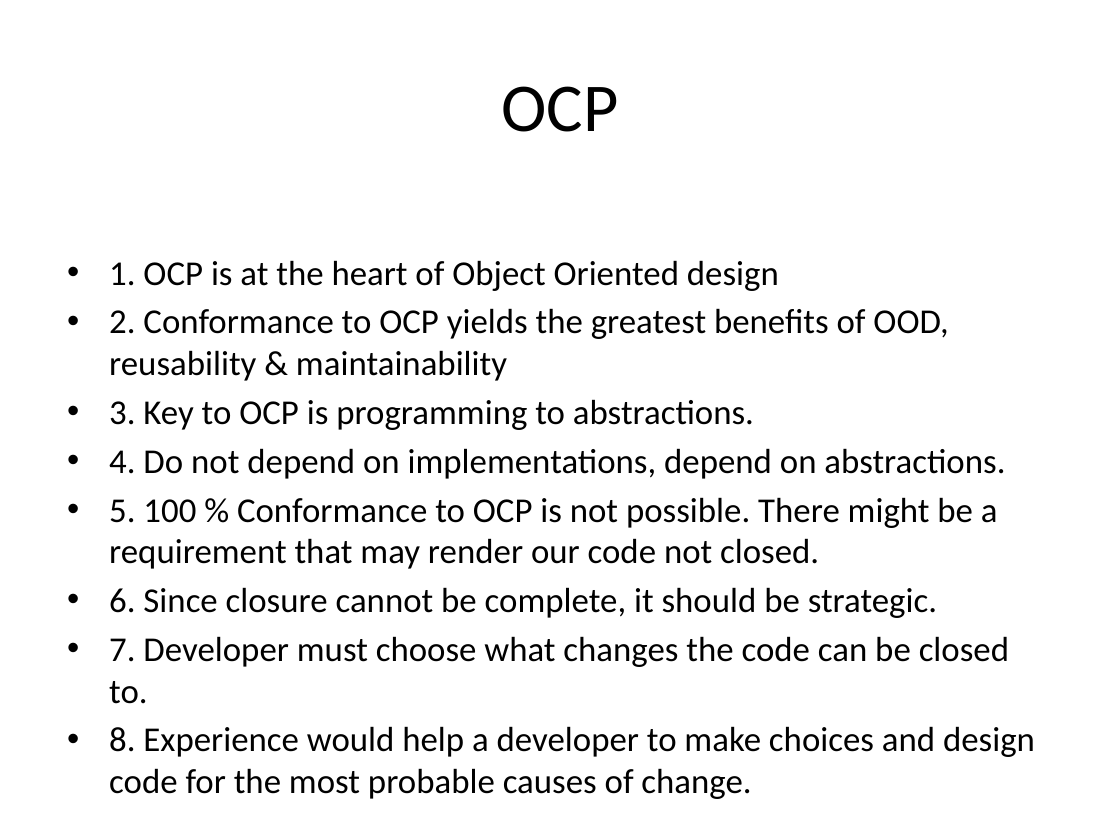
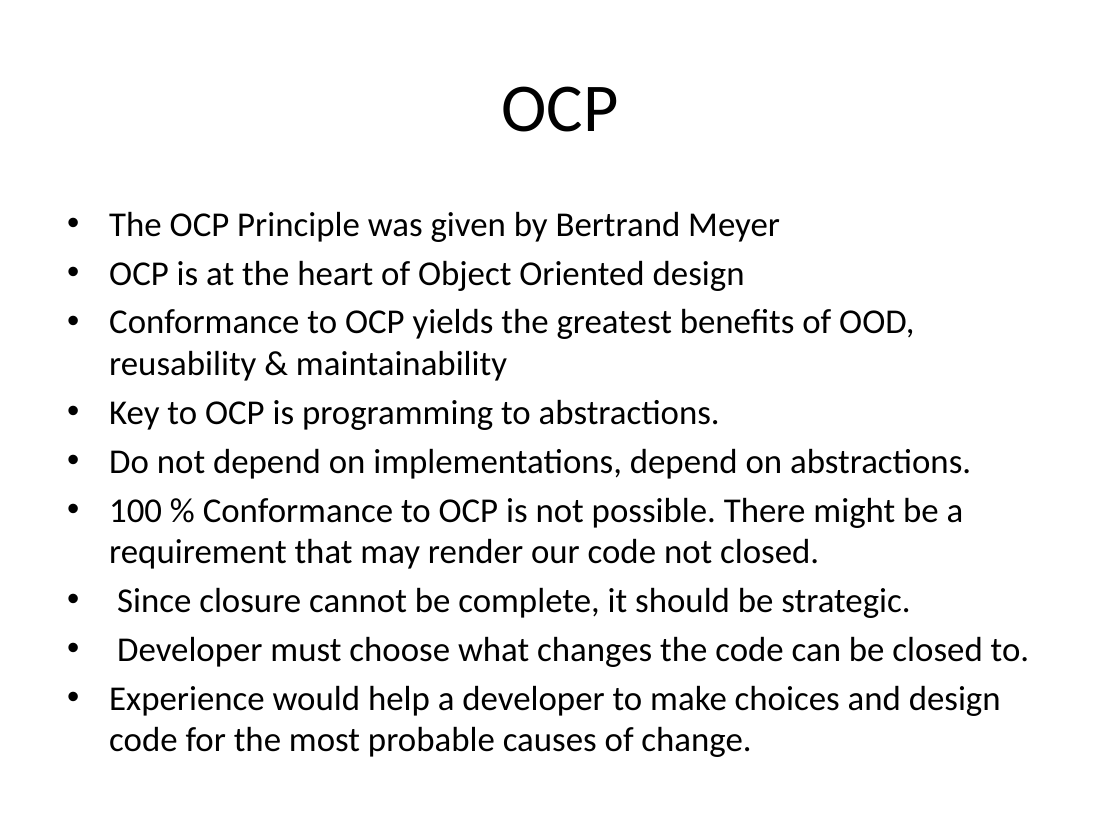
Before and after one commit to sameeri/solid, a slide deck: slide 37 of SOLID Principles of OOD v2.pptx (slide 34 before the commit). Drawn at 1120x840 pixels with LibreOffice and Linux fonts; fonts in the diff are those of the drawing. Boxes give left, top, right and bottom in pixels: in the first picture for what was removed or moved away, otherwise in the second. Text is boxed around its words. In the diff, an @@ line names an element or a change of style, - is before the commit and + after.

```diff
--- a/SOLID Principles of OOD v2.pptx
+++ b/SOLID Principles of OOD v2.pptx
@@ text at bbox=[109, 211, 1029, 757]: text changed @@
-• 1. OCP is at the heart of Object Oriented design
-• 2. Conformance to OCP yields the greatest benefits of OOD, reusability & maintainability
-• 3. Key to OCP is programming to abstractions.
-• 4. Do not depend on implementations, depend on abstractions.
-• 5. 100 % Conformance to OCP is not possible. There might be a requirement that may render our code not closed.
-• 6. Since closure cannot be complete, it should be strategic.
-• 7. Developer must choose what changes the code can be closed to.
-• 8. Experience would help a developer to make choices and design code for the most probable causes of change.
+• The OCP Principle was given by Bertrand Meyer
+• OCP is at the heart of Object Oriented design
+• Conformance to OCP yields the greatest benefits of OOD, reusability & maintainability
+• Key to OCP is programming to abstractions.
+• Do not depend on implementations, depend on abstractions.
+• 100 % Conformance to OCP is not possible. There might be a requirement that may render our code not closed.
+• Since closure cannot be complete, it should be strategic.
+• Developer must choose what changes the code can be closed to.
+• Experience would help a developer to make choices and design code for the most probable causes of change.
```
Also in this commit, not shown: 10 other slides changed, 10 slides added, 5 slides removed.
